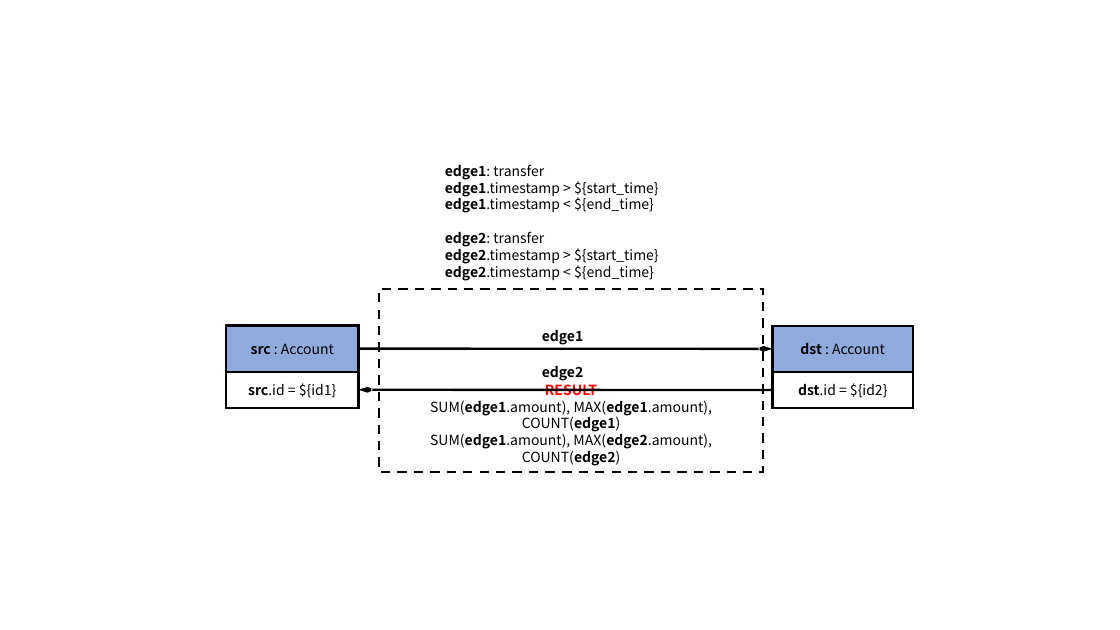
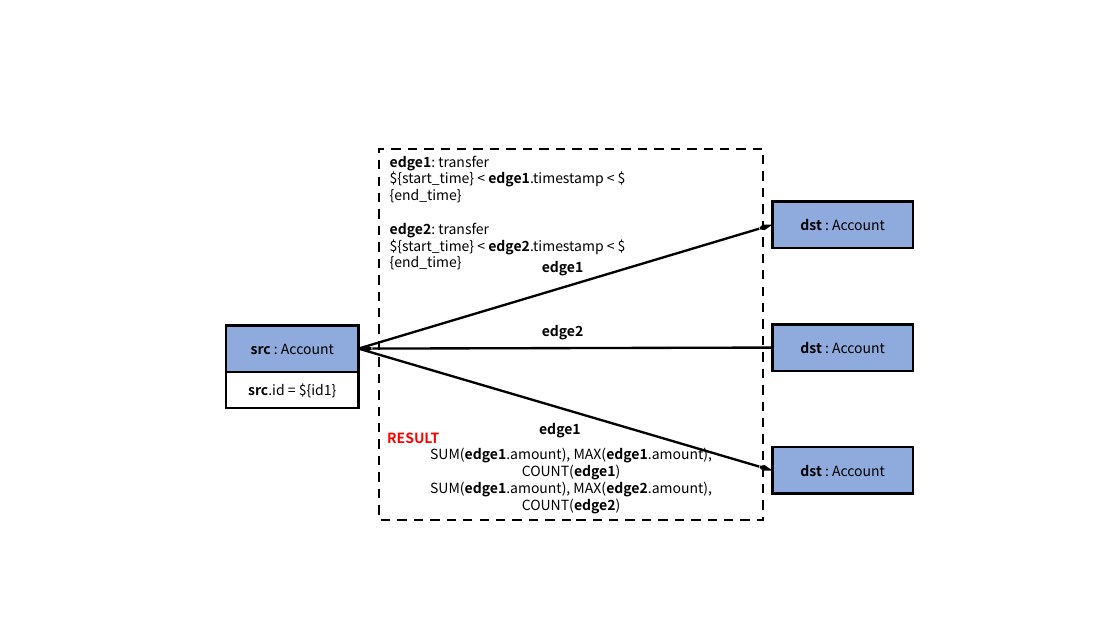
Before and after one commit to ldbc/ldbc_finbench_docs, a slide deck: slide 3 of patterns/transaction-simple-read.pptx (slide 2 before the commit). Drawn at 1120x630 pixels with LibreOffice and Linux fonts; fonts in the diff are those of the drawing. Boxes give left, top, right and bottom in pixels: in the first picture for what was removed or moved away, otherwise in the second. Text is boxed around its words. In the diff, an @@ line names an element or a change of style, - is before the commit and + after.

```diff
--- a/patterns/transaction-simple-read.pptx
+++ b/patterns/transaction-simple-read.pptx
@@ rectangle "RESULT": place and size @@
-rectangle "RESULT" at (379,289,764,472)
+rectangle "RESULT" at (379,149,764,519)
@@ text "edge1: transfer": place and size @@
-text "edge1: transfer" at (445,164,659,281)
+text "edge1: transfer" at (390,155,603,270)
@@ text at (390,170,603,203): text changed @@
-edge1.timestamp > ${start_time}
-edge1.timestamp < ${end_time}
+${start_time} < edge1.timestamp < ${end_time}
@@ rectangle "dst : Account": place and size @@
-rectangle "dst : Account" at (773,326,914,372)
+rectangle "dst : Account" at (773,202,914,248)
@@ arrow moved from (359, 349) - (773, 349) to (359, 349) - (773, 225) @@
@@ text at (390,237,603,270): text changed @@
-edge2.timestamp > ${start_time}
-edge2.timestamp < ${end_time}
+${start_time} < edge2.timestamp < ${end_time}
@@ text "edge1": place and size @@
-text "edge1" at (542,330,584,345)
+text "edge1" at (542,261,584,276)
@@ text "edge2": place and size @@
-text "edge2" at (542,366,584,381)
+text "edge2" at (542,325,584,340)
@@ rectangle "dst : Account": place and size @@
-rectangle "dst : Account" at (773,372,914,408)
+rectangle "dst : Account" at (773,324,914,371)
@@ rectangle "dst : Account" at (773,324,914,371): fill none to #8FAADC @@
@@ arrow moved from (773, 390) - (359, 390) to (773, 348) - (359, 349) @@
@@ arrow added from (359, 349) to (773, 471), #000000 2 pt @@
@@ text in rectangle at (800,342,885,353): text changed @@
-dst.id = ${id2}
+dst : Account
@@ text in rectangle at (387,432,439,443): alignment centre to left @@
@@ text added at (539,423,581,438), 12 pt, text #000000, bold @@
+edge1
@@ rectangle added at (773,447,914,493), fill #8FAADC, outline #000000 2 pt, 12 pt, text #000000 @@
+dst : Account
```
Also in this commit, not shown: 5 other slides changed, 1 slide added, 35 other files.
